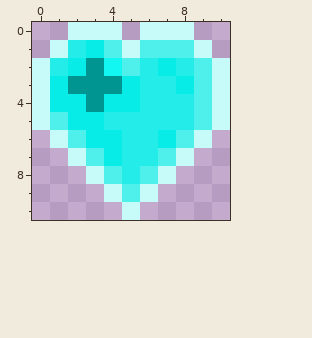
Two states of a pixel-art sprite, Assets/ExtraTextures/QoCHealthbars/Heart.png. That is the earlier state.
The file is 22x22 pixels, drawn in blocks of 2x2; one block is one cell here.
Now the later version:
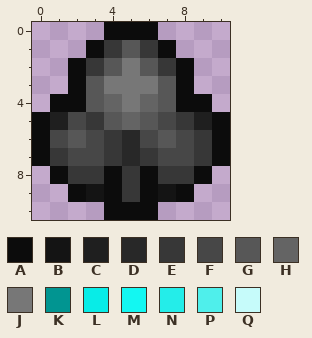
Palette (. is transparent): A #0c0c0c  B #141414  C #1f1f1f  D #282828  E #373737  F #474747  G #575757  H #646464  J #777777  K #019591  L #08ece7  M #13f7f2  N #24ede9  P #4fefeb  Q #c6fbfa
Edits made:
Changed rows in their new state; - is an unchanged pixel.
first column x 0:
 0 --..AAA..--
 1 -..AEGEA..-
 2 ..AEGJGEA..
 3 ..AGJJJGA..
 4 .AAGHJHGAA.
 5 ACFEGHGFECA
 6 AFGFEDFGFEA
 7 AEFFEDEFFEA
 8 -AEEAEAEEA-
 9 --ABAEABA--
10 ----AAA----
Where, in picture pixels (left, top, right, bottom), the same in both pictures:
changed: (32, 22, 230, 220)
